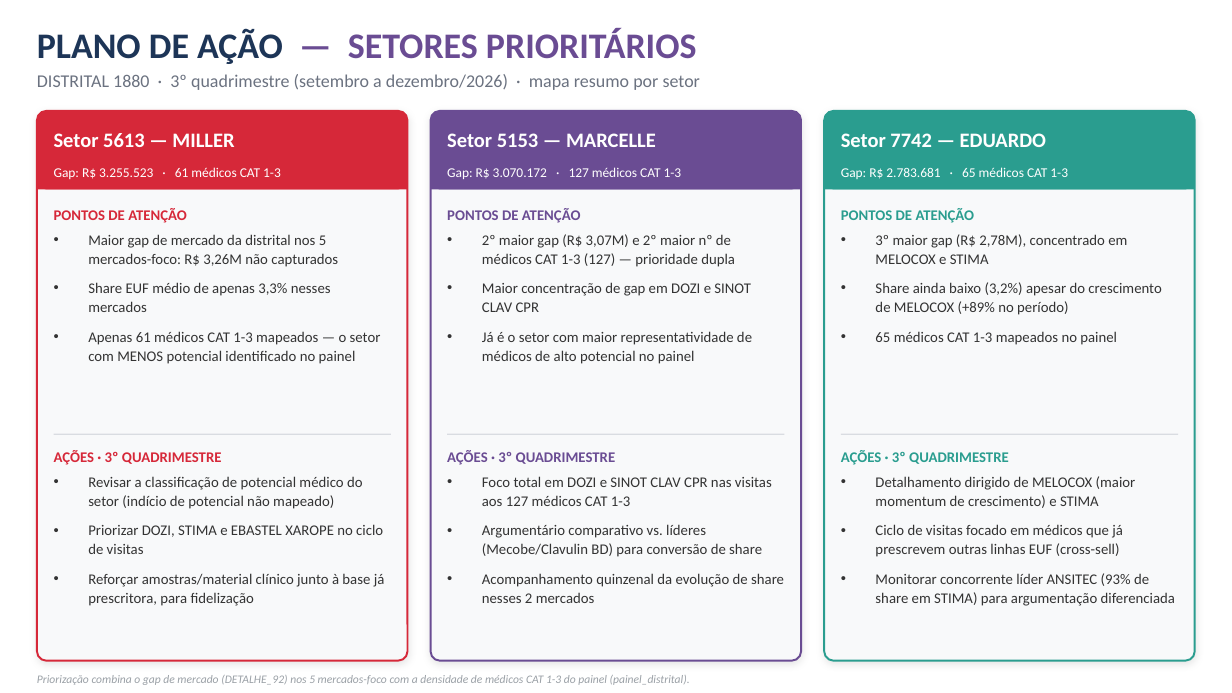
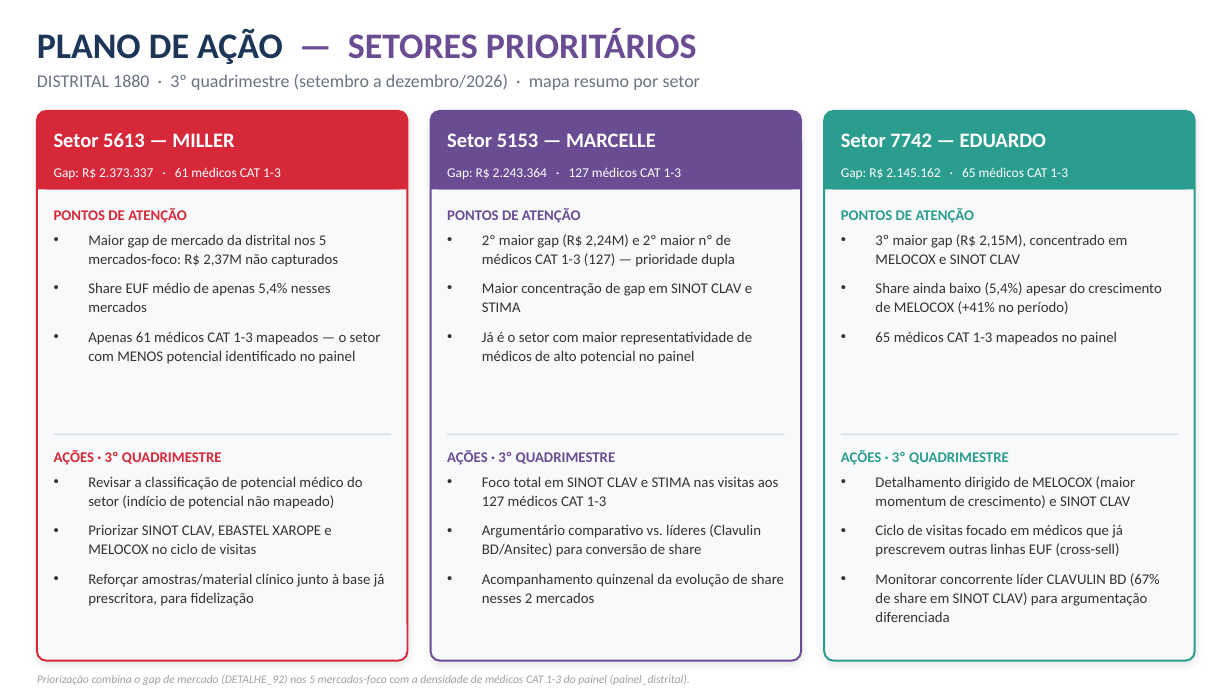
Before and after one commit to rabrante16-crypto/trabalho, a slide deck: slide 4 of output/painel_medico_distrital_1880.pptx. Drawn at 1232x693 pixels with LibreOffice and Linux fonts; fonts in the diff are those of the drawing. Boxes give left, top, right and bottom in pixels: in the first picture for what was removed or moved away, otherwise in the second. Text is boxed around its words. In the diff, an @@ line names an element or a change of style, - is before the commit and + after.

```diff
--- a/output/painel_medico_distrital_1880.pptx
+++ b/output/painel_medico_distrital_1880.pptx
@@ text at (54, 167, 281, 179): text changed @@
-Gap: R$ 3.255.523 · 61 médicos CAT 1-3
+Gap: R$ 2.373.337 · 61 médicos CAT 1-3
@@ text at (447, 167, 682, 179): text changed @@
-Gap: R$ 3.070.172 · 127 médicos CAT 1-3
+Gap: R$ 2.243.364 · 127 médicos CAT 1-3
@@ text at (841, 167, 1068, 179): text changed @@
-Gap: R$ 2.783.681 · 65 médicos CAT 1-3
+Gap: R$ 2.145.162 · 65 médicos CAT 1-3
@@ text at (88, 234, 338, 312): text changed @@
-• Maior gap de mercado da distrital nos 5 mercados-foco: R$ 3,26M não capturados
-• Share EUF médio de apenas 3,3% nesses mercados
+• Maior gap de mercado da distrital nos 5 mercados-foco: R$ 2,37M não capturados
+• Share EUF médio de apenas 5,4% nesses mercados
@@ text at (482, 234, 752, 312): text changed @@
-• 2º maior gap (R$ 3,07M) e 2º maior nº de médicos CAT 1-3 (127) — prioridade dupla
-• Maior concentração de gap em DOZI e SINOT CLAV CPR
+• 2º maior gap (R$ 2,24M) e 2º maior nº de médicos CAT 1-3 (127) — prioridade dupla
+• Maior concentração de gap em SINOT CLAV e STIMA
@@ text at (875, 234, 1161, 315): text changed @@
-• 3º maior gap (R$ 2,78M), concentrado em MELOCOX e STIMA
-• Share ainda baixo (3,2%) apesar do crescimento de MELOCOX (+89% no período)
+• 3º maior gap (R$ 2,15M), concentrado em MELOCOX e SINOT CLAV
+• Share ainda baixo (5,4%) apesar do crescimento de MELOCOX (+41% no período)
@@ text at (482, 476, 779, 557): text changed @@
-• Foco total em DOZI e SINOT CLAV CPR nas visitas aos 127 médicos CAT 1-3
-• Argumentário comparativo vs. líderes (Mecobe/Clavulin BD) para conversão de share
+• Foco total em SINOT CLAV e STIMA nas visitas aos 127 médicos CAT 1-3
+• Argumentário comparativo vs. líderes (Clavulin BD/Ansitec) para conversão de share
@@ text at (875, 476, 1136, 508): text changed @@
-• Detalhamento dirigido de MELOCOX (maior momentum de crescimento) e STIMA
+• Detalhamento dirigido de MELOCOX (maior momentum de crescimento) e SINOT CLAV
@@ text at (88, 525, 331, 554): text changed @@
-• Priorizar DOZI, STIMA e EBASTEL XAROPE no ciclo de visitas
+• Priorizar SINOT CLAV, EBASTEL XAROPE e MELOCOX no ciclo de visitas
@@ text at (875, 573, 1160, 622): text changed @@
-• Monitorar concorrente líder ANSITEC (93% de share em STIMA) para argumentação diferenciada
+• Monitorar concorrente líder CLAVULIN BD (67% de share em SINOT CLAV) para argumentação diferenciada
```
Also in this commit, not shown: 2 other slides changed.
